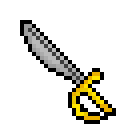
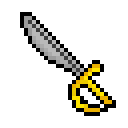
The second 128 × 128 image is a revision of the first. Changes to its layers:
painted on "Wklejona warstwa" over [20, 12, 116, 124]
